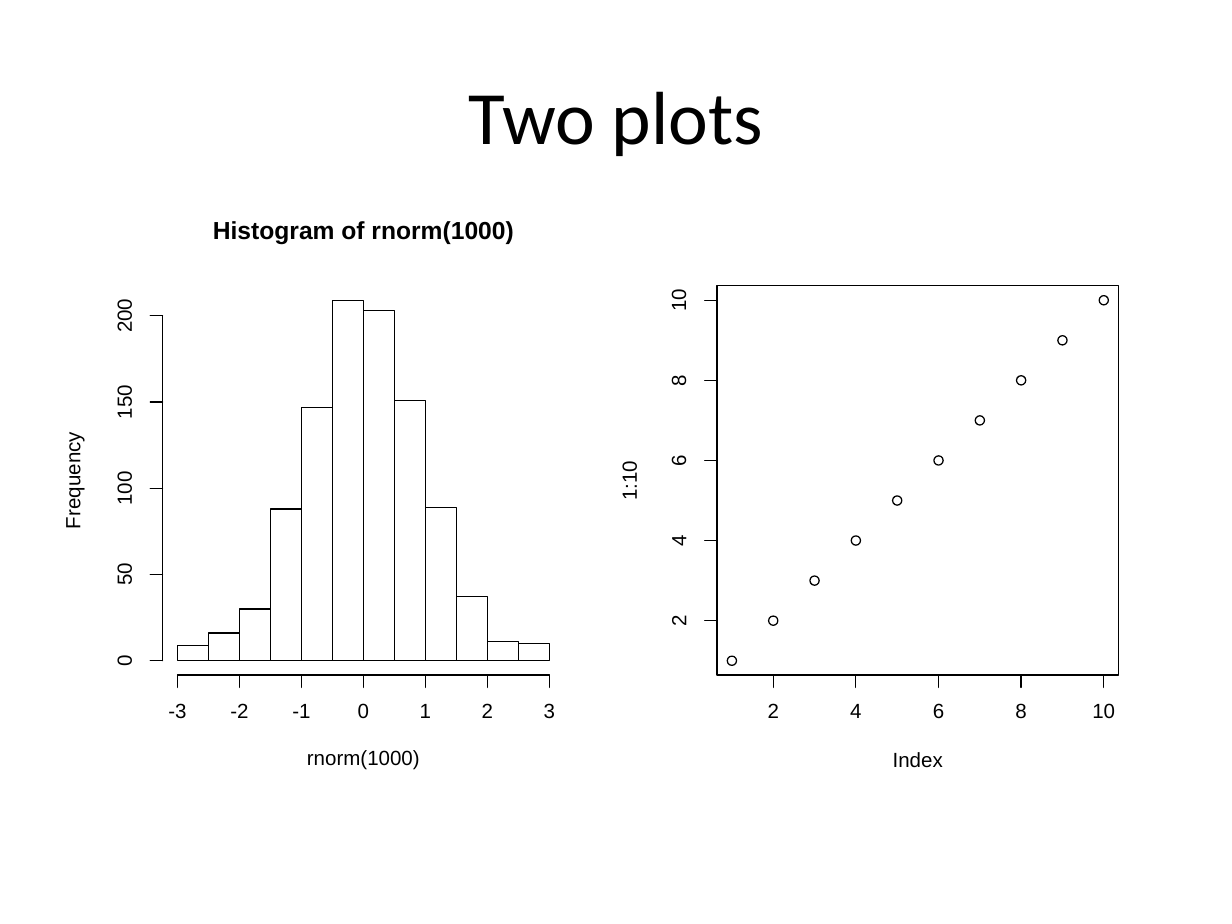
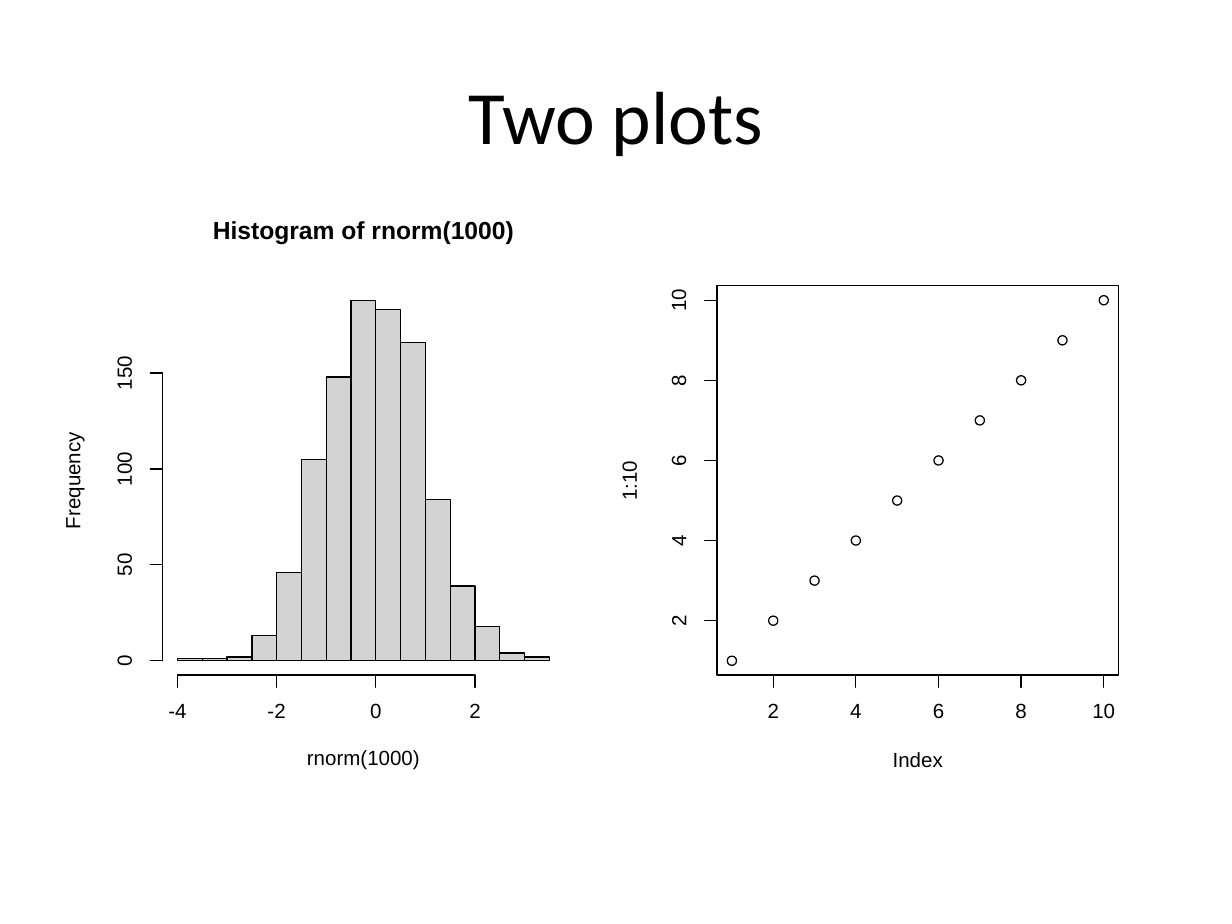
Before and after one commit to cardiomoon/rrtable, a slide deck: slide 12 of inst/doc_examples/sampleData3.pptx. Drawn at 1232x924 pixels with LibreOffice and Linux fonts; fonts in the diff are those of the drawing. Boxes give left, top, right and bottom in pixels: in the first picture for what was removed or moved away, otherwise in the second. Text is boxed around its words. In the diff, an @@ line names an element or a change of style, - is before the commit and + after.

```diff
--- a/inst/doc_examples/sampleData3.pptx
+++ b/inst/doc_examples/sampleData3.pptx
@@ group removed at bbox=[113, 302, 555, 719]: 4 freeform shapes, 4 texts @@
--1
-1
-3
-200
@@ rectangle: place and size @@
-rectangle at bbox=[333, 301, 363, 662]
+rectangle at bbox=[351, 301, 376, 662]
@@ rectangle: place and size @@
-rectangle at bbox=[363, 310, 394, 660]
+rectangle at bbox=[376, 309, 400, 660]
@@ text "150": place and size @@
-text "150" at bbox=[113, 388, 136, 418]
+text "150" at bbox=[113, 359, 136, 389]
@@ rectangle: place and size @@
-rectangle at bbox=[394, 400, 425, 660]
+rectangle at bbox=[400, 342, 425, 660]
@@ freeform shape: place and size @@
-freeform shape at bbox=[150, 402, 163, 402]
+freeform shape at bbox=[150, 373, 163, 373]
@@ freeform shape: place and size @@
-freeform shape at bbox=[163, 315, 163, 660]
+freeform shape at bbox=[163, 373, 163, 660]
@@ rectangle: place and size @@
-rectangle at bbox=[302, 408, 333, 662]
+rectangle at bbox=[326, 377, 351, 660]
@@ text "100": place and size @@
-text "100" at bbox=[113, 474, 136, 504]
+text "100" at bbox=[113, 455, 136, 485]
@@ freeform shape: place and size @@
-freeform shape at bbox=[150, 488, 163, 488]
+freeform shape at bbox=[150, 469, 163, 469]
@@ rectangle: place and size @@
-rectangle at bbox=[271, 509, 302, 660]
+rectangle at bbox=[302, 460, 326, 660]
@@ rectangle: place and size @@
-rectangle at bbox=[425, 508, 456, 662]
+rectangle at bbox=[425, 500, 450, 662]
@@ text "50": place and size @@
-text "50" at bbox=[113, 565, 136, 584]
+text "50" at bbox=[113, 556, 136, 575]
@@ freeform shape: place and size @@
-freeform shape at bbox=[150, 574, 163, 574]
+freeform shape at bbox=[150, 564, 163, 564]
@@ fill none to #D3D3D3 in 12 elements at bbox=[376, 309, 400, 660], bbox=[351, 301, 376, 662], bbox=[425, 500, 450, 662], bbox=[450, 586, 474, 662], bbox=[326, 377, 351, 660], bbox=[251, 636, 276, 660], bbox=[400, 342, 425, 660], bbox=[500, 653, 525, 660], bbox=[525, 657, 549, 660], bbox=[177, 659, 202, 662], bbox=[302, 460, 326, 660], bbox=[277, 573, 302, 662] @@
@@ rectangle: place and size @@
-rectangle at bbox=[239, 609, 270, 660]
+rectangle at bbox=[277, 573, 302, 662]
@@ rectangle: place and size @@
-rectangle at bbox=[456, 596, 487, 660]
+rectangle at bbox=[450, 586, 474, 662]
@@ rectangle added at bbox=[476, 626, 500, 660], fill #D3D3D3, outline #000000 0.75 pt @@
@@ rectangle: place and size @@
-rectangle at bbox=[177, 646, 208, 662]
+rectangle at bbox=[177, 659, 202, 662]
@@ rectangle added at bbox=[202, 659, 227, 662], fill #D3D3D3, outline #000000 0.75 pt @@
@@ rectangle added at bbox=[227, 657, 251, 660], fill #D3D3D3, outline #000000 0.75 pt @@
@@ rectangle: place and size @@
-rectangle at bbox=[208, 633, 239, 660]
+rectangle at bbox=[251, 636, 276, 660]
@@ rectangle: place and size @@
-rectangle at bbox=[488, 642, 519, 660]
+rectangle at bbox=[500, 653, 525, 660]
@@ rectangle: place and size @@
-rectangle at bbox=[519, 643, 549, 660]
+rectangle at bbox=[525, 657, 549, 660]
@@ freeform shape: place and size @@
-freeform shape at bbox=[177, 675, 549, 675]
+freeform shape at bbox=[177, 675, 474, 675]
@@ freeform shape: place and size @@
-freeform shape at bbox=[302, 675, 302, 687]
+freeform shape at bbox=[277, 675, 277, 687]
@@ freeform shape: place and size @@
-freeform shape at bbox=[363, 675, 363, 687]
+freeform shape at bbox=[376, 675, 376, 687]
@@ freeform shape: place and size @@
-freeform shape at bbox=[488, 675, 488, 687]
+freeform shape at bbox=[476, 675, 476, 687]
@@ text at bbox=[168, 704, 186, 718]: text changed @@
--3
+-4
@@ text "-2": place and size @@
-text "-2" at bbox=[230, 703, 248, 718]
+text "-2" at bbox=[267, 703, 285, 718]
@@ text "0": place and size @@
-text "0" at bbox=[358, 703, 369, 719]
+text "0" at bbox=[370, 703, 381, 719]
@@ text "2": place and size @@
-text "2" at bbox=[482, 703, 493, 718]
+text "2" at bbox=[469, 703, 480, 718]
```
Also in this commit, not shown: 16 other slides changed, 12 other files.
